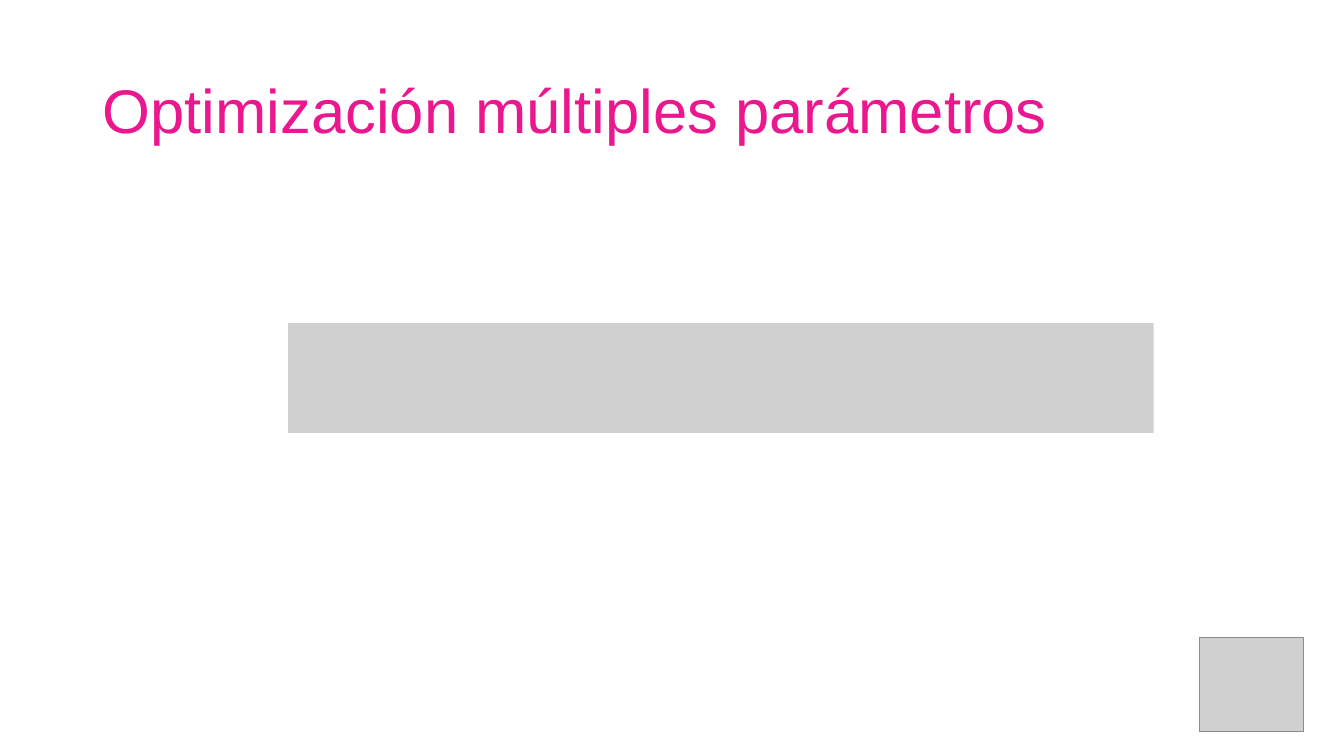
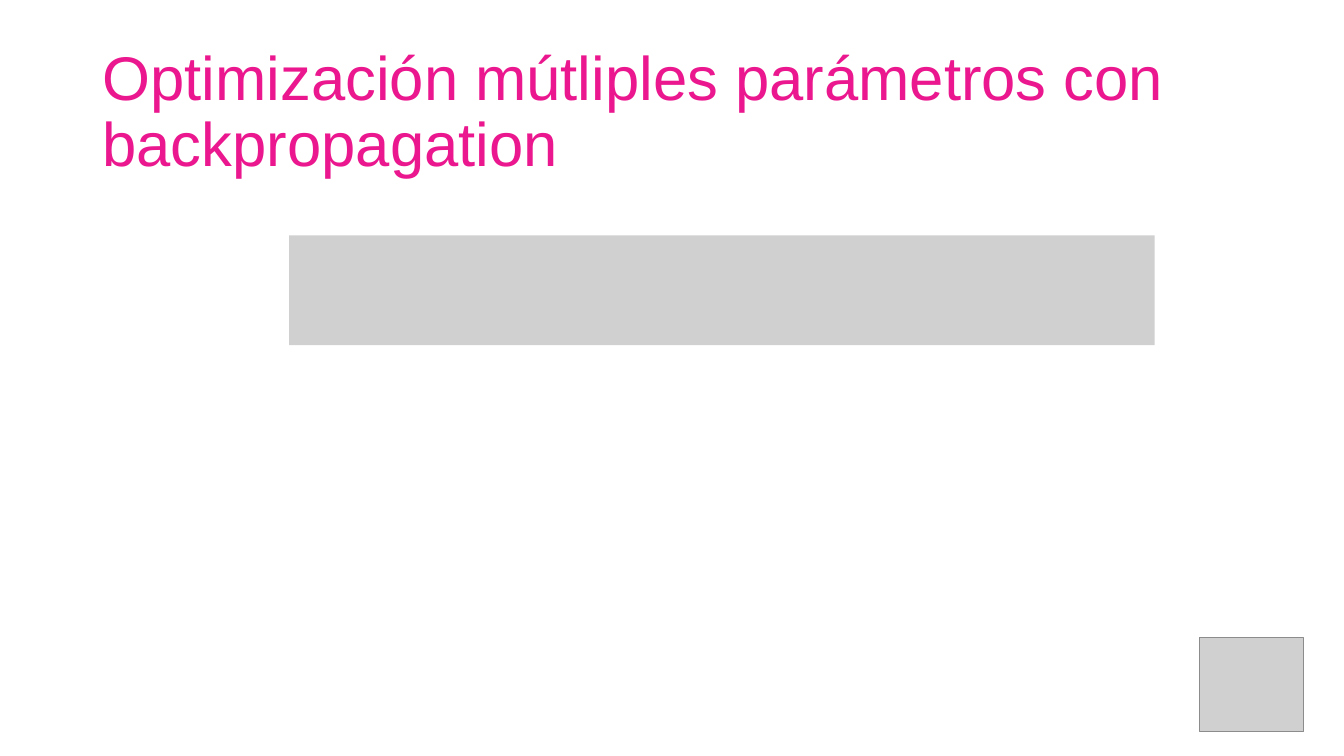
Before and after one commit to AISC-Madrid/workshop-materials, a slide deck: slide 72 of Neural Networks/Slides.pptx (slide 70 before the commit). Drawn at 1344x756 pixels with LibreOffice and Linux fonts; fonts in the diff are those of the drawing; grey boxes stand for pictures. Boxes give left, top, right and bottom in pixels: in the first picture for what was removed or moved away, otherwise in the second. Text is boxed around its words. In the diff, an @@ line names an element or a change of style, - is before the commit and + after.

```diff
--- a/Neural Networks/Slides.pptx
+++ b/Neural Networks/Slides.pptx
@@ title at (102,54,1163,178): text changed @@
-Optimización múltiples parámetros
+Optimización mútliples parámetros con backpropagation
@@ picture added at (289,236,1155,346) @@
@@ picture removed at (288,324,1154,434) @@
```
Also in this commit, not shown: 61 other slides changed, 6 slides added, 8 slides removed, 1 other file.
